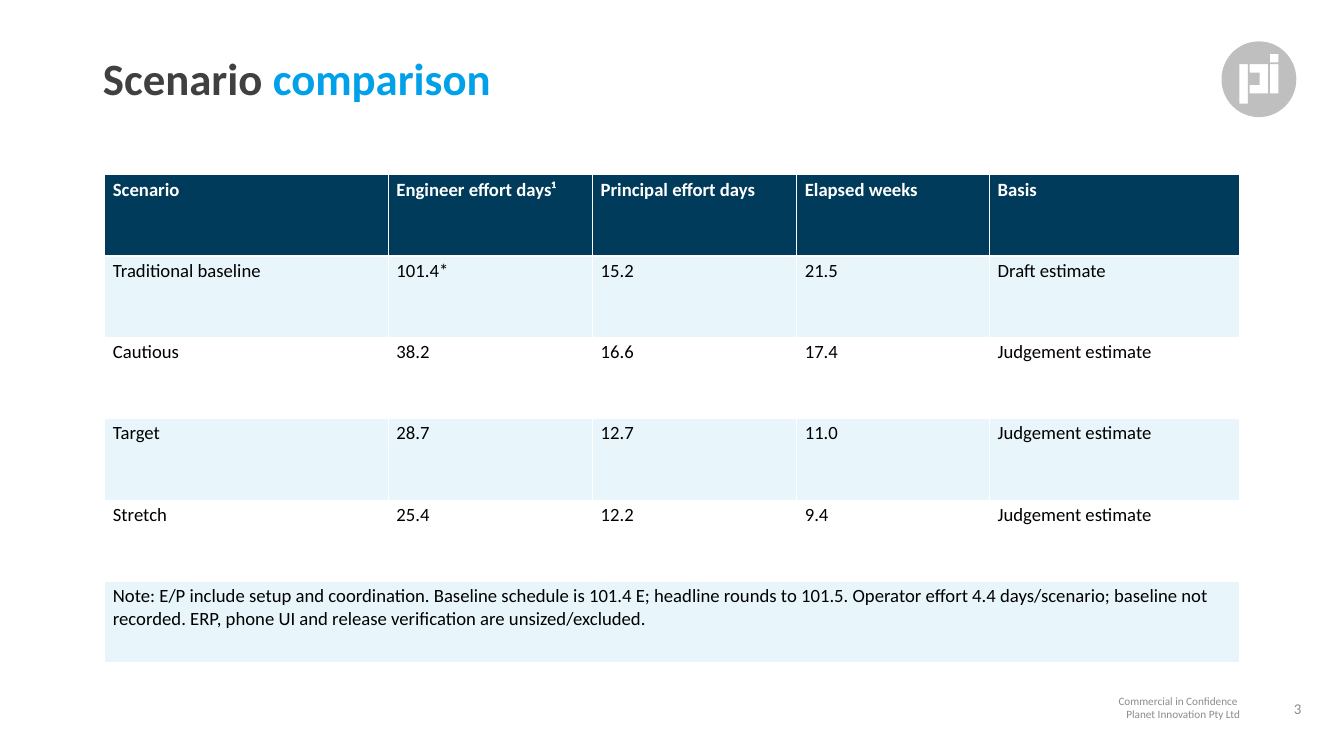
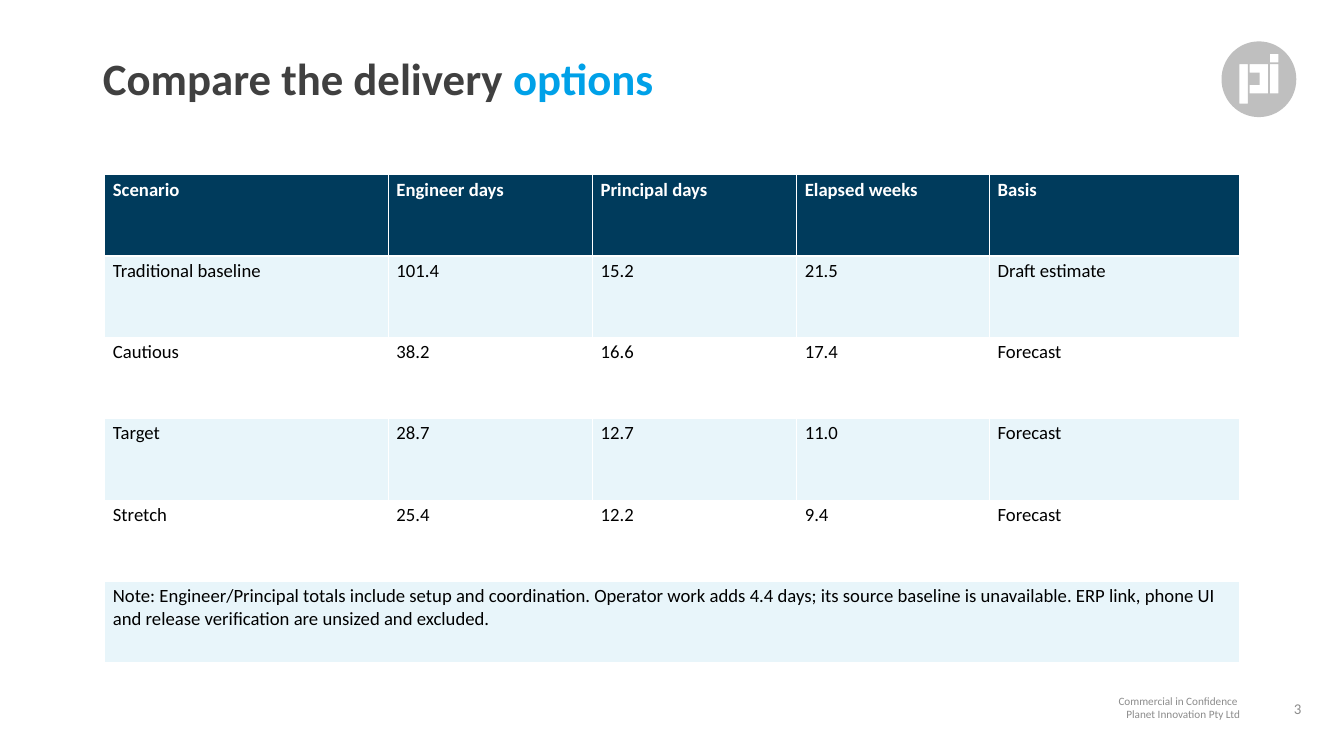
Before and after one commit to andrewleech/omp-connected, a slide deck: slide 3 of planning/fleets/20261117_fleet-pitch.pptx. Drawn at 1344x756 pixels with LibreOffice and Linux fonts; fonts in the diff are those of the drawing. Boxes give left, top, right and bottom in pixels: in the first picture for what was removed or moved away, otherwise in the second. Text is boxed around its words. In the diff, an @@ line names an element or a change of style, - is before the commit and + after.

```diff
--- a/planning/fleets/20261117_fleet-pitch.pptx
+++ b/planning/fleets/20261117_fleet-pitch.pptx
@@ title at bbox=[103, 63, 653, 102]: text changed; text colour #00A1E8 to #404040 @@
-Scenario comparison
+Compare the delivery options
@@ table at bbox=[105, 175, 1239, 663] @@
-row 1, column 2: Engineer effort days¹
+row 1, column 2: Engineer days
-row 1, column 3: Principal effort days
+row 1, column 3: Principal days
-row 2, column 2: 101.4*
+row 2, column 2: 101.4
-row 3, column 5: Judgement estimate
+row 3, column 5: Forecast
-row 4, column 5: Judgement estimate
+row 4, column 5: Forecast
-row 5, column 5: Judgement estimate
+row 5, column 5: Forecast
-row 6, column 1: Note: E/P include setup and coordination. Baseline schedule is 101.4 E; headline rounds to 101.5. Operator effort 4.4 days/scenario; baseline not recorded. ERP, phone UI and release verification are unsized/excluded.
+row 6, column 1: Note: Engineer/Principal totals include setup and coordination. Operator work adds 4.4 days; its source baseline is unavailable. ERP link, phone UI and release verification are unsized and excluded.
```
Also in this commit, not shown: 11 other slides changed, 13 other files.
